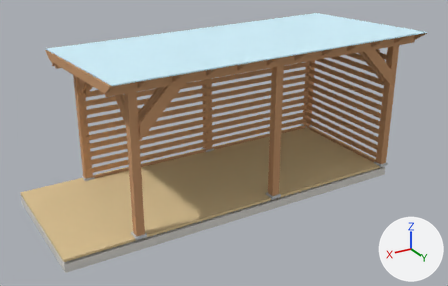
What one commit did to the glTF model pergola_final_model.glb.
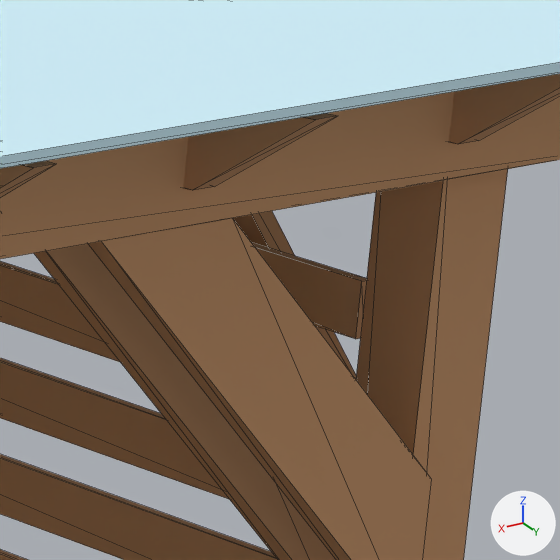
The first picture shows the older version from a camera (50 mm lens) standing at (5.22, 9.15, 5.27) and looking at (-0.15, 0.21, 0.79). The close-ups show the older and then the newer version on the part from 79% to 90% of the width and 11% to 28% of the height of that picture. Only the edits that show in the close-ups are written down. Every picture has the same lights, and +X, +Y and +Z are marked at lower right. The close-ups show mesh edges as thin lines. Where no turn or scale is listed for an object, it has been applied to the vertices.

The first close-up shows 'clear_polycarbonate_roof', 'glulam_post_140x140_-3180_-1180', 'paired_long_beam_-1180_-1272.5', 'rafter_45x145_2', 'rafter_45x145_3', 'short_privacy_slat_11', 'short_privacy_slat_12', 'short_privacy_slat_13', 'short_privacy_slat_14', 'upper_corner_brace_cross_760_-3180_-1180', 'upper_corner_brace_long_760_-3180_-1180_-1087.5', 'upper_corner_brace_long_760_-3180_-1180_-1272.5' and 2 more.
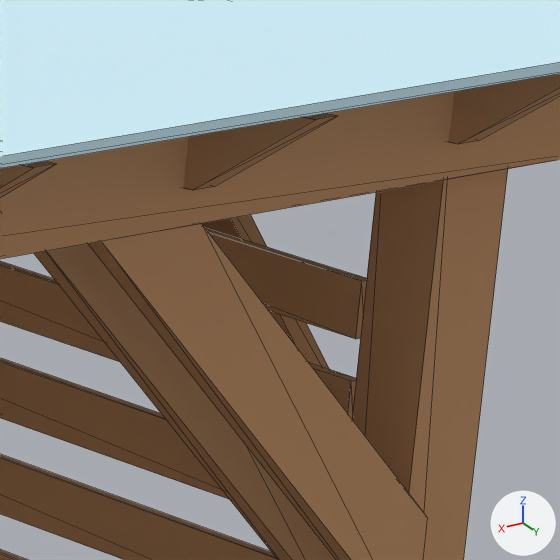
What differs and where, as boxes [x1, y1, x2, y2] in the close-ups (560 x 560 px; the box of a moved part takes in the faces that stretch with it):
'upper_corner_brace_long_760_-3180_-1180_-1272.5', reshaped
    before: [88, 218, 432, 560]
    after: [88, 224, 428, 560]
'upper_corner_brace_cross_760_-3180_-1180', reshaped
    before: [233, 211, 356, 378]
    after: [201, 215, 329, 369]
part 1 of me_upper_corner_brace_long_760__3180__1180__1272_5, moved or reshaped
    before: [191, 218, 432, 560]
    after: [191, 224, 428, 560]

Patch to the scene script:
```diff
--- a/pergola_final_model.glb.py
+++ b/pergola_final_model.glb.py
@@ me_upper_corner_brace_long_760__3180__1180__1272_5 @@
 me_upper_corner_brace_long_760__3180__1180__1272_5.from_pydata(...)  # 8 vertices, 12 faces; spans x -3.11..-2.35, y 1.25..1.295, z 1.689..2.449
 # used by ob_upper_corner_brace_long_760__3180__1180__1272_5; location = (0.0, 0.0, 0.0)
-me_upper_corner_brace_long_760__3180__1180__1272_5.vertices[1].co = (-3.11, 1.295, 1.958)  # pixel (431, 479)
-me_upper_corner_brace_long_760__3180__1180__1272_5.vertices[2].co = (-2.619, 1.295, 2.449)  # pixel (232, 218)
-me_upper_corner_brace_long_760__3180__1180__1272_5.vertices[5].co = (-2.619, 1.25, 2.449)
-me_upper_corner_brace_long_760__3180__1180__1272_5.vertices[6].co = (-3.11, 1.25, 1.958)
+# me_upper_corner_brace_long_760__3180__1180__1272_5 part 1
+me_upper_corner_brace_long_760__3180__1180__1272_5.vertices[1].co = (-3.11, 1.295, 1.895)  # pixel (427, 517)
+me_upper_corner_brace_long_760__3180__1180__1272_5.vertices[2].co = (-2.555, 1.295, 2.449)  # pixel (201, 223)
+me_upper_corner_brace_long_760__3180__1180__1272_5.vertices[5].co = (-2.555, 1.25, 2.449)
+me_upper_corner_brace_long_760__3180__1180__1272_5.vertices[6].co = (-3.11, 1.25, 1.895)
 me_upper_corner_brace_long_760__3180__1180__1272_5.materials.append(mat_warm_wood)
@@ me_upper_corner_brace_cross_760__3180__1180 @@
 me_upper_corner_brace_cross_760__3180__1180.from_pydata(...)  # 8 vertices, 12 faces; spans x -3.203..-3.158, y 0.35..1.11, z 1.689..2.449
 # used by ob_upper_corner_brace_cross_760__3180__1180; location = (0.0, 0.0, 0.0)
-me_upper_corner_brace_cross_760__3180__1180.vertices[1].co = (-3.203, 1.11, 1.958)
-me_upper_corner_brace_cross_760__3180__1180.vertices[2].co = (-3.203, 0.619, 2.449)
-me_upper_corner_brace_cross_760__3180__1180.vertices[5].co = (-3.158, 0.619, 2.449)
-me_upper_corner_brace_cross_760__3180__1180.vertices[6].co = (-3.158, 1.11, 1.958)
+# me_upper_corner_brace_cross_760__3180__1180 part 2
+me_upper_corner_brace_cross_760__3180__1180.vertices[1].co = (-3.203, 1.11, 1.895)
+me_upper_corner_brace_cross_760__3180__1180.vertices[2].co = (-3.203, 0.555, 2.449)
+me_upper_corner_brace_cross_760__3180__1180.vertices[5].co = (-3.158, 0.555, 2.449)
+me_upper_corner_brace_cross_760__3180__1180.vertices[6].co = (-3.158, 1.11, 1.895)
 me_upper_corner_brace_cross_760__3180__1180.materials.append(mat_warm_wood)
```
